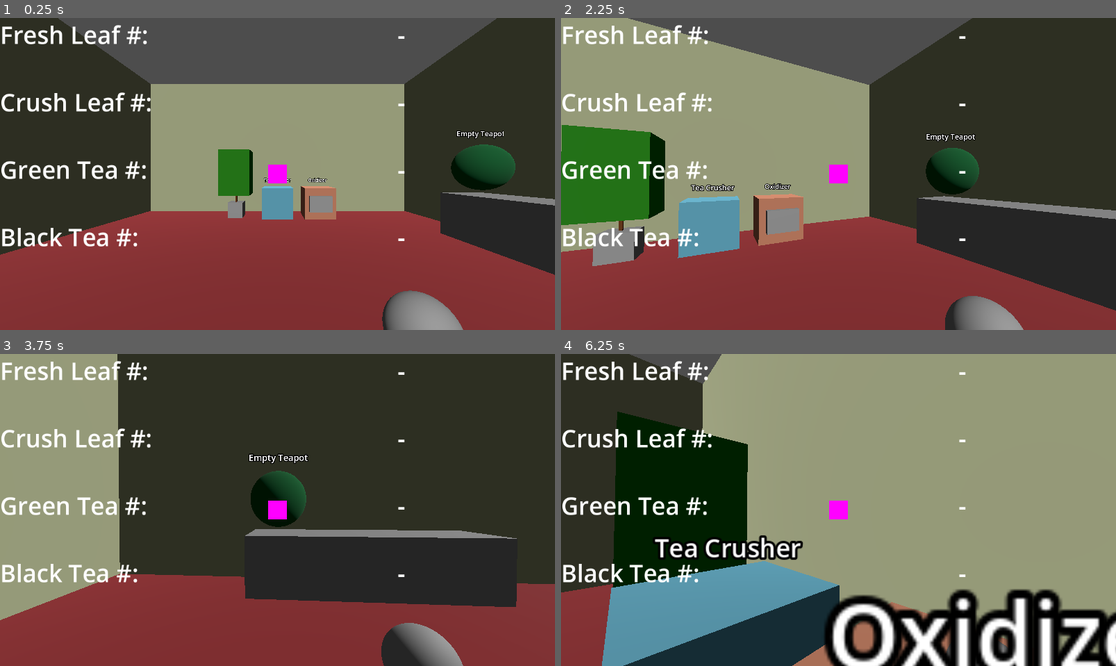
Above: before the commit, frames 1-4 (two rows, left to right).
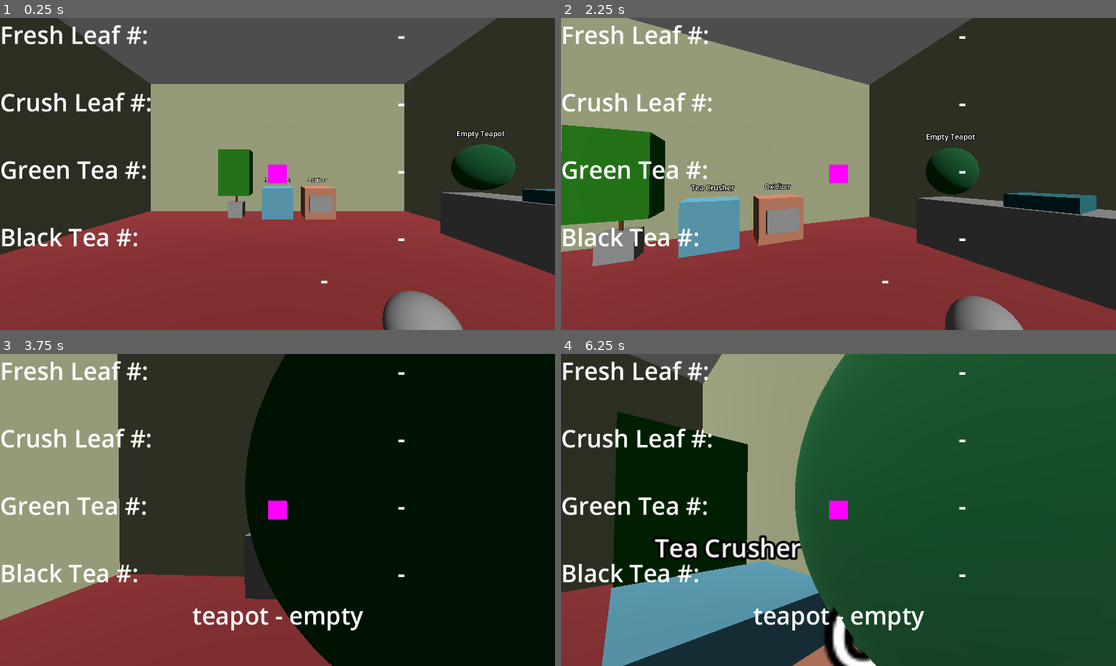
Above: after the commit, the same moments.

Repository: danipurdes/TeaShop
Game: Godot game, scene res://teatree.tscn
Same seed, same stepped clock (60 frames per second), same inputs: the game is played once before the commit and once after it. Sound files missing from this copy of the repository are replaced by a short silence.
Inputs (mouse positions are in pixels of both pictures, inside the frame that each line leads up to):
- Up to frame 1 (0.25 s): no input
- Up to frame 2 (2.25 s): tap Enter at 0.5 s; move the mouse to (866, 174) at 0.52 s; hold W (walk_forward) from 0.53 s (still down); click (866, 174) at 0.6 s; right-click (866, 174) at 0.8 s; move the mouse to (810, 174) at 1.27 s; right-click (810, 174) at 1.35 s; click (810, 174) at 1.55 s; move the mouse to (849, 167) at 2.02 s; click (849, 167) at 2.1 s
- Up to frame 3 (3.75 s): keep holding W (walk_forward); right-click (288, 503) at 2.3 s; move the mouse to (271, 516) at 2.77 s; right-click (271, 516) at 2.85 s; click (271, 516) at 3.05 s; move the mouse to (316, 513) at 3.52 s; click (316, 513) at 3.6 s
- Up to frame 4 (6.25 s): right-click (877, 513) at 3.8 s; move the mouse to (794, 506) at 4.27 s; right-click (794, 506) at 4.35 s; click (794, 506) at 4.55 s; move the mouse to (844, 510) at 5.02 s; click (844, 510) at 5.1 s; right-click (844, 510) at 5.3 s; move the mouse to (816, 503) at 5.77 s; release W (walk_forward) at 5.78 s; hold D (walk_right) from 5.78 s (still down); right-click (816, 503) at 5.85 s; click (816, 503) at 6.05 s

The runs differ from the first frame. In frame 1, 0.3% of the frame differs, in the area x 57-100%, y 54-86%; in frame 2, 0.9%; in frame 3, 51%; in frame 4, 54%, in the area x 34-100%, y 0-100%.

Commit message:
Can fill teapot with water
Added sink, can right-click sink while holding teapot to fill/empty with water

Diff:
--- a/Player.gd
+++ b/Player.gd
@@ -1,6 +1,7 @@
 extends CharacterBody3D
 
-var doRequestRaycast = false
+var doMouse1RequestRaycast = false
+var doMouse2RequestRaycast = false
 var raycastEvent
 var RAY_LENGTH = 1000.0
 var walk_speed = 2.0
@@ -11,16 +12,20 @@
 
 func _physics_process(_delta):
 	# Object Picking
-	if doRequestRaycast:
-		var camera3d = $Camera
-		var from = camera3d.project_ray_origin(raycastEvent.position)
-		var to = from + camera3d.project_ray_normal(raycastEvent.position) * RAY_LENGTH
-		var query = PhysicsRayQueryParameters3D.create(from, to, collision_mask)
-		query.collide_with_areas = true
-		var result = get_world_3d().direct_space_state.intersect_ray(query)
+	if Input.is_action_just_pressed("mouse1"):
+		var result = getRaycastResult()
 		if (!result.is_empty() and result.collider.has_method("ping")):
 			result.collider.ping()
-		doRequestRaycast = false
+		doMouse1RequestRaycast = false
+	elif Input.is_action_just_pressed("mouse2"):
+		var result = getRaycastResult()
+		if (!result.is_empty() and result.collider.has_method("ping2")):
+			result.collider.ping2()
+		doMouse2RequestRaycast = false
+
+	# Move Held Item
+	if heldItem != null:
+		heldItem.position = $Hand/HeldItem.global_position
 
 	# Movement
 	var move_axis = Vector3()
@@ -44,21 +49,24 @@
 		var new_rotation = rotation_degrees
 		new_rotation.y += rotate_invert_h * event.relative.x * rotate_sensitivity_h
 		set_rotation_degrees(new_rotation)
-	elif event is InputEventMouseButton and event.pressed and event.button_index == 1:
-		doRequestRaycast = true
-		raycastEvent = event
-		print(event)
+	#elif event is InputEventMouseButton and event.pressed and event.button_index == 1:
+	#	doMouse1RequestRaycast = true
+	#	raycastEvent = event
+	#	print(event)
+	#elif event is InputEventMouseButton and event.pressed and event.button_index == 2:
+	#	doMouse2RequestRaycast = true
+	#	raycastEvent = event
+	#	print(event)
 
 func attemptPickup(item, hitbox, mesh):
 	if heldItem == null:
 		updateHeldItem(item, hitbox, mesh)
 
 func updateHeldItem(item, hitbox, mesh):
-	item.visible = false
 	hitbox.disabled = true
 	heldItem = item
 	heldHitbox = hitbox
-	$Hand/HeldItem.mesh = mesh.mesh
+	get_node("/root/Node3D/HUD/Label_HeldItem").text = heldItem.getName()
 
 func requestDropHeldItem(dropRequestor):
 	if heldItem != null:
@@ -67,7 +75,18 @@
 func dropHeldItem(dropRequestor):
 	$Hand/HeldItem.mesh = null
 	heldHitbox.disabled = false
-	heldItem.visible = true
 	heldItem.position = dropRequestor.global_position
 	heldItem = null
 	heldHitbox = null
+	get_node("/root/Node3D/HUD/Label_HeldItem").text = "no held item"
+
+func getHeldItem():
+	return heldItem
+
+func getRaycastResult():
+	var camera3d = $Camera
+	var from = camera3d.project_ray_origin(camera3d.get_viewport().size / 2)
+	var to = from + camera3d.project_ray_normal(camera3d.get_viewport().size / 2) * RAY_LENGTH
+	var query = PhysicsRayQueryParameters3D.create(from, to, collision_mask)
+	query.collide_with_areas = true
+	return get_world_3d().direct_space_state.intersect_ray(query)
--- /dev/null
+++ b/Sink.gd
@@ -0,0 +1,17 @@
+extends Area3D
+
+@export var item_type = "sink"
+
+# Called when the node enters the scene tree for the first time.
+func _ready():
+	pass # Replace with function body.
+
+# Called every frame. 'delta' is the elapsed time since the previous frame.
+func _process(delta):
+	pass
+
+func ping2():
+	var heldItem = get_node("/root/Node3D/Player").getHeldItem()
+	if heldItem.item_type == "teapot":
+		if heldItem.has_method("onPing2"):
+			heldItem.onPing2(self)
--- a/TeapotGreen.gd
+++ b/TeapotGreen.gd
@@ -1,9 +1,11 @@
 extends Area3D
+
+@export var item_type = "teapot"
+var state = "empty"
 
 # Called when the node enters the scene tree for the first time.
 func _ready():
 	pass # Replace with function body.
-
 
 # Called every frame. 'delta' is the elapsed time since the previous frame.
 func _process(delta):
@@ -11,3 +13,12 @@
 
 func ping():
 	get_node("/root/Node3D/Player").attemptPickup(self, $TeapotGreenHitbox, $TeapotGreenMesh)
+
+func onPing2(pinger):
+	if pinger.item_type == "sink" and state == "empty":
+		state = "full of water"
+	elif pinger.item_type == "sink" and state == "full of water":
+		state = "empty"
+
+func getName():
+	return item_type + " - " + state
--- a/project.godot
+++ b/project.godot
@@ -47,6 +47,11 @@
 "events": [Object(InputEventMouseButton,"resource_local_to_scene":false,"resource_name":"","device":-1,"window_id":0,"a …(253 unchanged characters)…
 ]
 }
+mouse2={
+"deadzone": 0.5,
+"events": [Object(InputEventMouseButton,"resource_local_to_scene":false,"resource_name":"","device":-1,"window_id":0,"alt_pressed":false,"shift_pressed":false,"ctrl_pressed":false,"meta_pressed":false,"button_mask":0,"position":Vector2(0, 0),"global_position":Vector2(0, 0),"factor":1.0,"button_index":2,"canceled":false,"pressed":false,"double_click":false,"script":null)
+]
+}
 fullscreen={
 "deadzone": 0.5,
 "events": [Object(InputEventKey,"resource_local_to_scene":false,"resource_name":"","device":-1,"window_id":0,"alt_press …(182 unchanged characters)…
--- a/teatree.tscn
+++ b/teatree.tscn
@@ -1,10 +1,11 @@
-[gd_scene load_steps=43 format=3 uid="uid://bmkacr6ktnxpn"]
+[gd_scene load_steps=47 format=3 uid="uid://bmkacr6ktnxpn"]
 
 [ext_resource type="Script" path="res://Main.gd" id="1_2amdu"]
 [ext_resource type="Script" path="res://TeaTree.gd" id="1_j6fp0"]
 [ext_resource type="Script" path="res://FPSCamera.gd" id="2_0mnq6"]
 [ext_resource type="Script" path="res://Hotspot.gd" id="2_ig0pm"]
 [ext_resource type="Script" path="res://TeapotGreen.gd" id="2_leiv5"]
+[ext_resource type="Script" path="res://Sink.gd" id="3_0uyi2"]
 [ext_resource type="Script" path="res://LeafCrusher.gd" id="3_ne25g"]
 [ext_resource type="Script" path="res://Oxidizer.gd" id="4_xwbqi"]
 [ext_resource type="Script" path="res://Player.gd" id="5_vpoxk"]
@@ -37,6 +38,18 @@
 [sub_resource type="CylinderShape3D" id="CylinderShape3D_81lox"]
 height = 0.2
 radius = 0.4
+
+[sub_resource type="BoxShape3D" id="BoxShape3D_yr1br"]
+size = Vector3(1, 0.2, 1)
+
+[sub_resource type="StandardMaterial3D" id="StandardMaterial3D_qooiy"]
+albedo_color = Color(0, 0.462745, 0.494118, 1)
+metallic = 0.55
+metallic_specular = 0.87
+
+[sub_resource type="BoxMesh" id="BoxMesh_w8p5p"]
+material = SubResource("StandardMaterial3D_qooiy")
+size = Vector3(0.8, 0.2, 0.8)
 
 [sub_resource type="SphereShape3D" id="SphereShape3D_na1qy"]
 
@@ -176,7 +189,22 @@
 text = "Black Tea #:"
 label_settings = SubResource("LabelSettings_vq3ps")
 
-[node name="TextureRect" type="TextureRect" parent="HUD"]
+[node name="Label_HeldItem" type="Label" parent="HUD"]
+anchors_preset = 7
+anchor_left = 0.5
+anchor_top = 1.0
+anchor_right = 0.5
+anchor_bottom = 1.0
+offset_left = -105.0
+offset_top = -140.0
+offset_right = 105.0
+grow_horizontal = 2
+grow_vertical = 0
+text = "-"
+label_settings = SubResource("LabelSettings_vq3ps")
+horizontal_alignment = 2
+
+[node name="Crosshair" type="TextureRect" parent="HUD"]
 anchors_preset = 8
 anchor_left = 0.5
 anchor_top = 0.5
@@ -228,8 +256,22 @@
 [node name="CounterHitbox_0" type="CollisionShape3D" parent="StaticEnvironment/Counter/CounterHotspot_0"]
 shape = SubResource("CylinderShape3D_81lox")
 
+[node name="Sink_0" type="Area3D" parent="StaticEnvironment/Counter"]
+transform = Transform3D(1, 0, 0, 0, 1, 0, 0, 0, 1, 0, 0.6, 0)
+collision_layer = 2
+collision_mask = 0
+script = ExtResource("3_0uyi2")
+
+[node name="SinkHitbox" type="CollisionShape3D" parent="StaticEnvironment/Counter/Sink_0"]
+shape = SubResource("BoxShape3D_yr1br")
+
+[node name="SinkModel" type="MeshInstance3D" parent="StaticEnvironment/Counter/Sink_0"]
+mesh = SubResource("BoxMesh_w8p5p")
+
 [node name="TeapotGreen" type="Area3D" parent="."]
 transform = Transform3D(1, 0, 0, 0, 1, 0, 0, 0, 1, 4.5, 1.1, -1.5)
+collision_layer = 2
+collision_mask = 0
 script = ExtResource("2_leiv5")
 
 [node name="TeapotGreenHitbox" type="CollisionShape3D" parent="TeapotGreen"]
